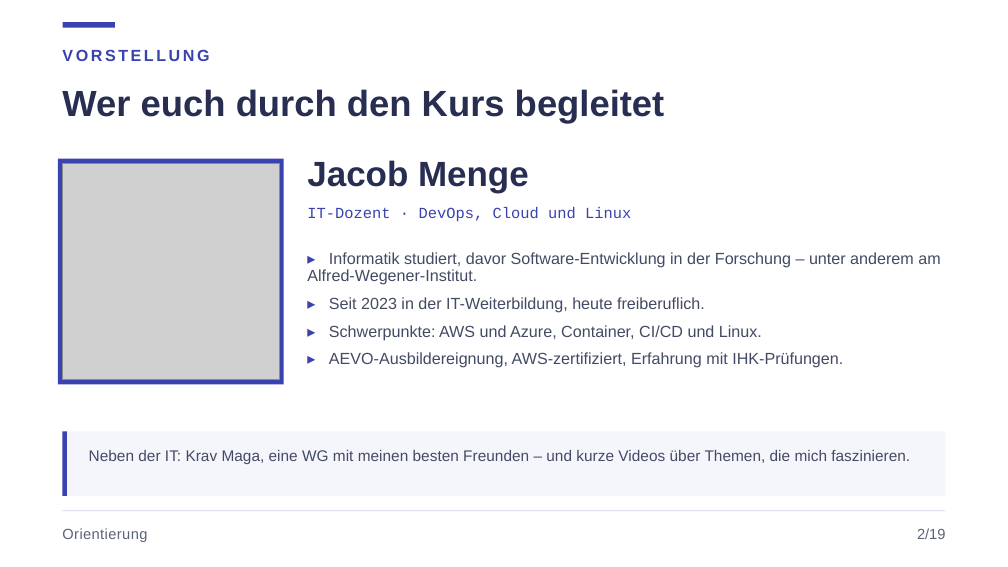
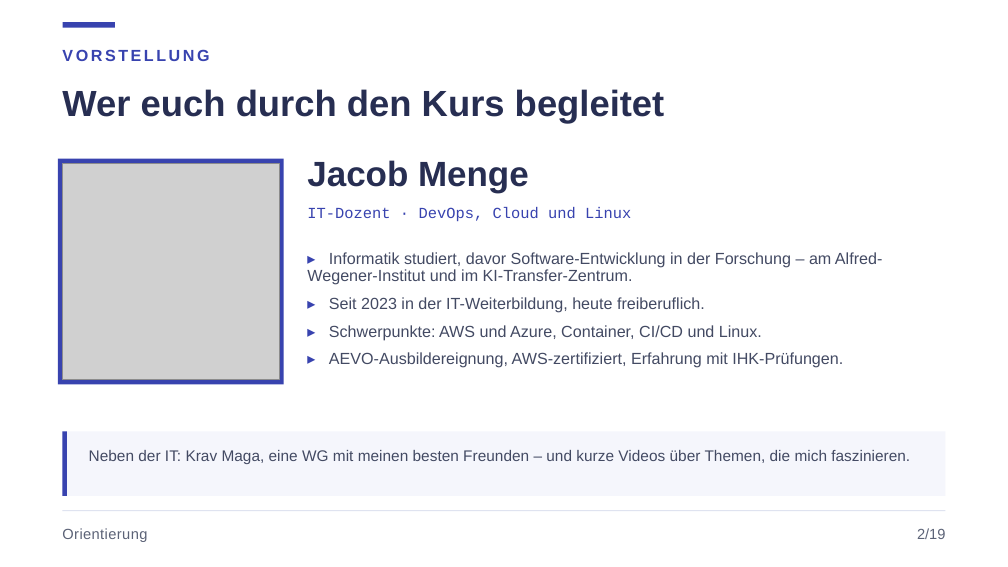
Before and after one commit to JacobMenge/kurs-unterlagen, a slide deck: slide 3 of folien/dist/00-orientierung.pptx. Drawn at 1008x567 pixels with LibreOffice and Linux fonts; fonts in the diff are those of the drawing; grey boxes stand for pictures. Boxes give left, top, right and bottom in pixels: in the first picture for what was removed or moved away, otherwise in the second. Text is boxed around its words. In the diff, an @@ line names an element or a change of style, - is before the commit and + after.

Commit message:
folien: ki-transfer-zentrum in der vorstellung ergänzt

```diff
--- a/folien/dist/00-orientierung.pptx
+++ b/folien/dist/00-orientierung.pptx
@@ text at box(307, 252, 882, 285): text changed @@
-▸ Informatik studiert, davor Software-Entwicklung in der Forschung – unter anderem am Alfred-Wegener-Institut.
+▸ Informatik studiert, davor Software-Entwicklung in der Forschung – am Alfred-Wegener-Institut und im KI-Transfer-Zentrum.
```
Also in this commit, not shown: 1 other file.
